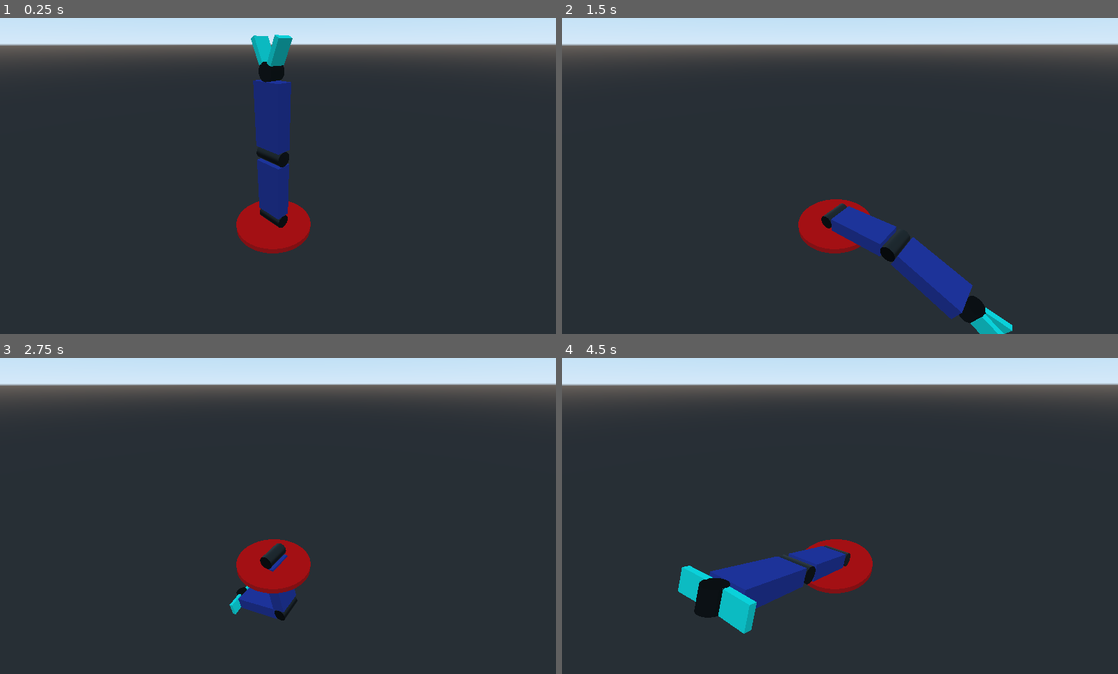
Above: before the commit, frames 1-4 (two rows, left to right).
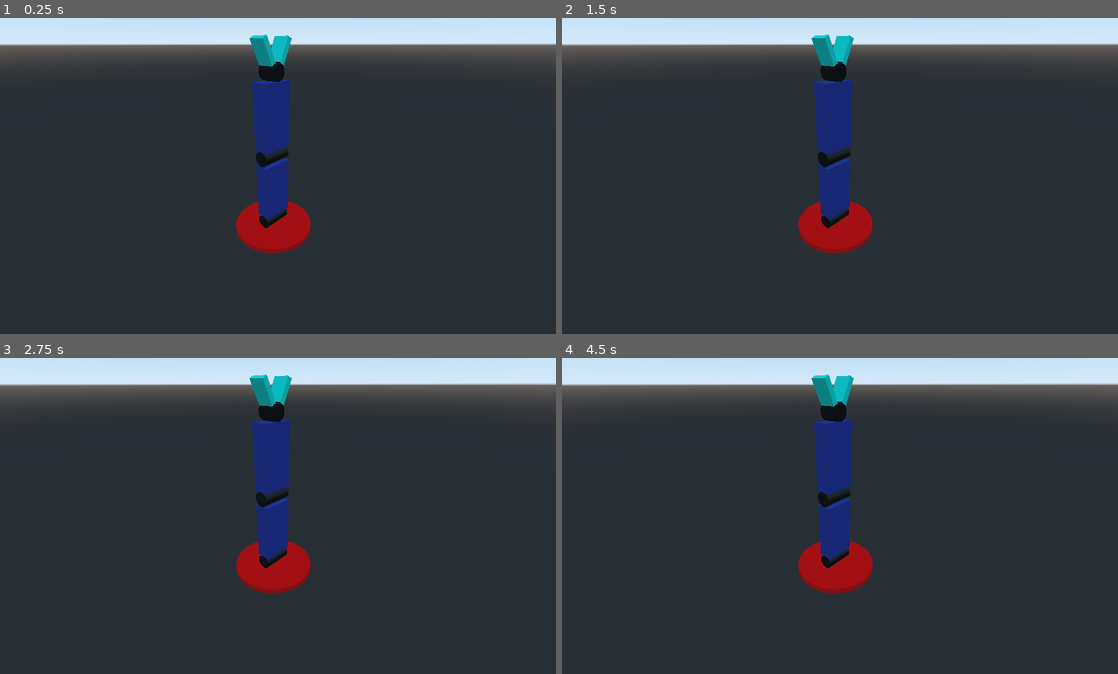
Above: after the commit, the same moments.

Repository: agustinlezcano/Proyecto_poo
Game: Godot game, scene res://RoboticArm.tscn
The game is run twice, just before and just after one commit, with the same random seed, the same clock (stepped at 60 frames per second) and the same inputs. Before the commit the project has no main scene; this scene is started directly in both runs.
Inputs:
- Up to frame 1 (0.25 s): no input
- Up to frame 2 (1.5 s): tap Enter at 0.5 s; hold Right (ui_right) 0.53-1.28 s; hold Z 0.53-1.28 s; tap X at 0.8, 1.35 s; hold Down (ui_down) from 1.28 s (still down)
- Up to frame 3 (2.75 s): tap C at 1.55 s; release Down (ui_down) at 2.03 s; hold Right (ui_right) from 2.03 s (still down); hold C from 2.03 s (still down); tap V at 2.3 s
- Up to frame 4 (4.5 s): release Right (ui_right) at 2.78 s; release C at 2.78 s; hold Up (ui_up) 2.78-3.53 s; tap V at 2.85 s; tap Z at 3.05 s; hold Z 3.53-4.28 s; hold Left (ui_left) from 3.53 s (still down); tap X at 3.8, 4.35 s

The runs differ from the first frame. In frame 1, 1.1% of the frame differs, in the area x 44-53%, y 5-67%; in frame 2, 6.7%; in frame 3, 4.1%; in frame 4, 7.0%, in the area x 20-56%, y 5-88%.

Commit message:
New Tween node, smooth movement and reading files realtime

Diff:
--- a/RoboticArmSimulation/ArmCode.gd
+++ b/RoboticArmSimulation/ArmCode.gd
@@ -1,46 +1,55 @@
 extends CSGMesh
 
-export var speed=2
-var rotate_left
-var rotate_right
-var rotate_up
-var rotate_down
-var rotateValue
-var rotate_base_cw
-var rotate_base_anticw
-var grip
-var ungrip
+var grados = {}
+var t1
+var t2
+var nombre_archivo = '/home/emaa/Escritorio/hola.txt'
+var f
+var t = Timer.new()
 
 func _ready():
-	pass
+	f = File.new()
+	f.open(nombre_archivo, File.READ)
+	t.set_wait_time(0.5)
+	t.connect("timeout",self,"_on_timer_timeout")
+	self.add_child(t)
+	t.start()
+	t1= _fecha_mod(f)
 
-func _process(delta):
-	rotate_left=Input.is_action_pressed("ui_left")
-	rotate_right=Input.is_action_pressed("ui_right")
-	rotate_up=Input.is_action_pressed("ui_up")
-	rotate_down=Input.is_action_pressed("ui_down")
-	rotate_base_anticw=Input.is_key_pressed(KEY_Z)
-	grip=Input.is_key_pressed(KEY_X)
-	ungrip=Input.is_key_pressed(KEY_C)
-	rotate_base_cw=Input.is_key_pressed(KEY_V)
+func _fecha_mod(archivo):
+	return archivo.get_modified_time(nombre_archivo)
 
-	rotateValue=speed*delta
+func _on_timer_timeout():
+	t2= _fecha_mod(f)
+	if t1!=t2: #archivo modificado!!! leer las ultimas 3 lineas
+		var s_arr = f.get_as_text().split("\n")
+		for i in range (3):
+			grados[str(i)] = s_arr[s_arr.size()-4+i] #de la antepenultima linea para adelante
+		rotar_art1(Vector3(0,grados["0"],0))
+		rotar_art2(Vector3(grados["1"],0,0))
+		rotar_art3(Vector3(0,grados["2"],0))
+	t1 = t2
+	t.start()
 
-	if rotate_base_cw:
-		rotate_y(rotateValue)
-	if rotate_base_anticw:
-		rotate_y(-rotateValue)
-	if rotate_left:
-		$art2.rotate_x(-rotateValue)
-	if rotate_right:
-		$art2.rotate_x(rotateValue)
-	if rotate_up:
-		$art2/largo1/art3.rotate_y(rotateValue)
-	if rotate_down:
-		$art2/largo1/art3.rotate_y(-rotateValue)
-	if grip:
-		$art2/largo1/art3/largo2/gear1.rotate_z(rotateValue)
-		$art2/largo1/art3/largo2/gear2.rotate_z(-rotateValue)
-	if ungrip:
-		$art2/largo1/art3/largo2/gear1.rotate_z(-rotateValue)
-		$art2/largo1/art3/largo2/gear2.rotate_z(rotateValue)
+func rotar_art1(target):
+	var t = get_node("Tween")
+	t.interpolate_property(self,"rotation_degrees",rotation_degrees,rotation_degrees+target,3.0,Tween.TRANS_QUINT,Tween.EASE_OUT)
+	t.start()
+
+func rotar_art2(target):
+	var t = get_node("Tween")
+	t.interpolate_property($art2,"rotation_degrees",$art2.rotation_degrees,$art2.rotation_degrees+target,3.0,Tween.TRANS_QUINT,Tween.EASE_OUT)
+	t.start()
+
+func rotar_art3(target):
+	var t = get_node("Tween")
+	t.interpolate_property($art2/largo1/art3,"rotation_degrees",$art2/largo1/art3.rotation_degrees,$art2/largo1/art3.rotation_degrees+target,3.0,Tween.TRANS_QUINT,Tween.EASE_OUT)
+	t.start()
+
+func rotar_efector(target):
+	var t1 = get_node("Tween")
+	var t2 = get_node("Tween")
+	var target2 = Vector3(20,0,0)
+	t1.interpolate_property($art2/largo1/art3/largo2/gear1,"rotation_degrees",$art2/largo1/art3/largo2/gear1.rotation_degrees,$art2/largo1/art3/largo2/gear1.rotation_degrees+target,3.0,Tween.TRANS_QUINT,Tween.EASE_OUT)
+	t2.interpolate_property($art2/largo1/art3/largo2/gear2,"rotation_degrees",$art2/largo1/art3/largo2/gear2.rotation_degrees,$art2/largo1/art3/largo2/gear2.rotation_degrees+target2,3.0,Tween.TRANS_QUINT,Tween.EASE_OUT)
+	t1.start()
--- a/RoboticArmSimulation/RoboticArm.tscn
+++ b/RoboticArmSimulation/RoboticArm.tscn
@@ -69,9 +69,12 @@
 size = 8.0
 
 [node name="art1" type="CSGMesh" parent="."]
+transform = Transform( -4.37114e-08, 0, 1, 0, 1, 0, -1, 0, -4.37114e-08, 0, 0, 0 )
 use_collision = true
 mesh = SubResource( 2 )
 script = ExtResource( 1 )
+
+[node name="Tween" type="Tween" parent="art1"]
 
 [node name="art2" type="CSGMesh" parent="art1"]
 transform = Transform( -4.37114e-08, -1, 0, 1, -4.37114e-08, 0, 0, 0, 1, 0, 0.35, 0 )
--- a/RoboticArmSimulation/project.godot
+++ b/RoboticArmSimulation/project.godot
@@ -16,6 +16,7 @@
 [application]
 
 config/name="RoboticArm"
+run/main_scene="res://RoboticArm.tscn"
 config/icon="res://icon.png"
 
 [rendering]
